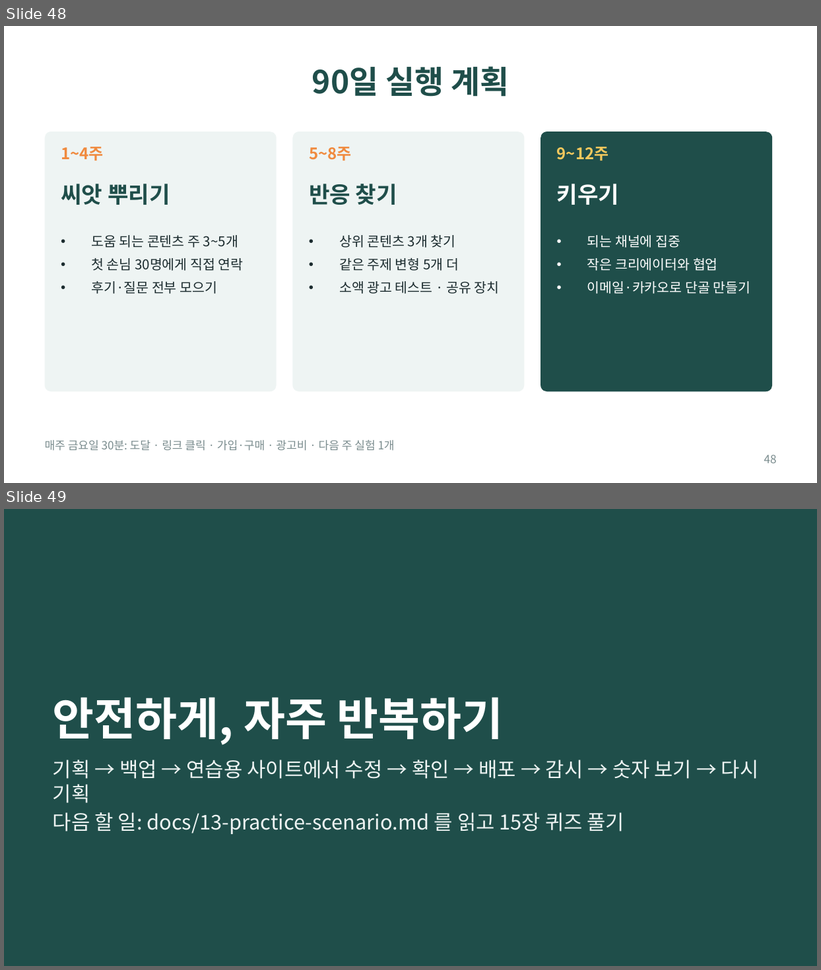
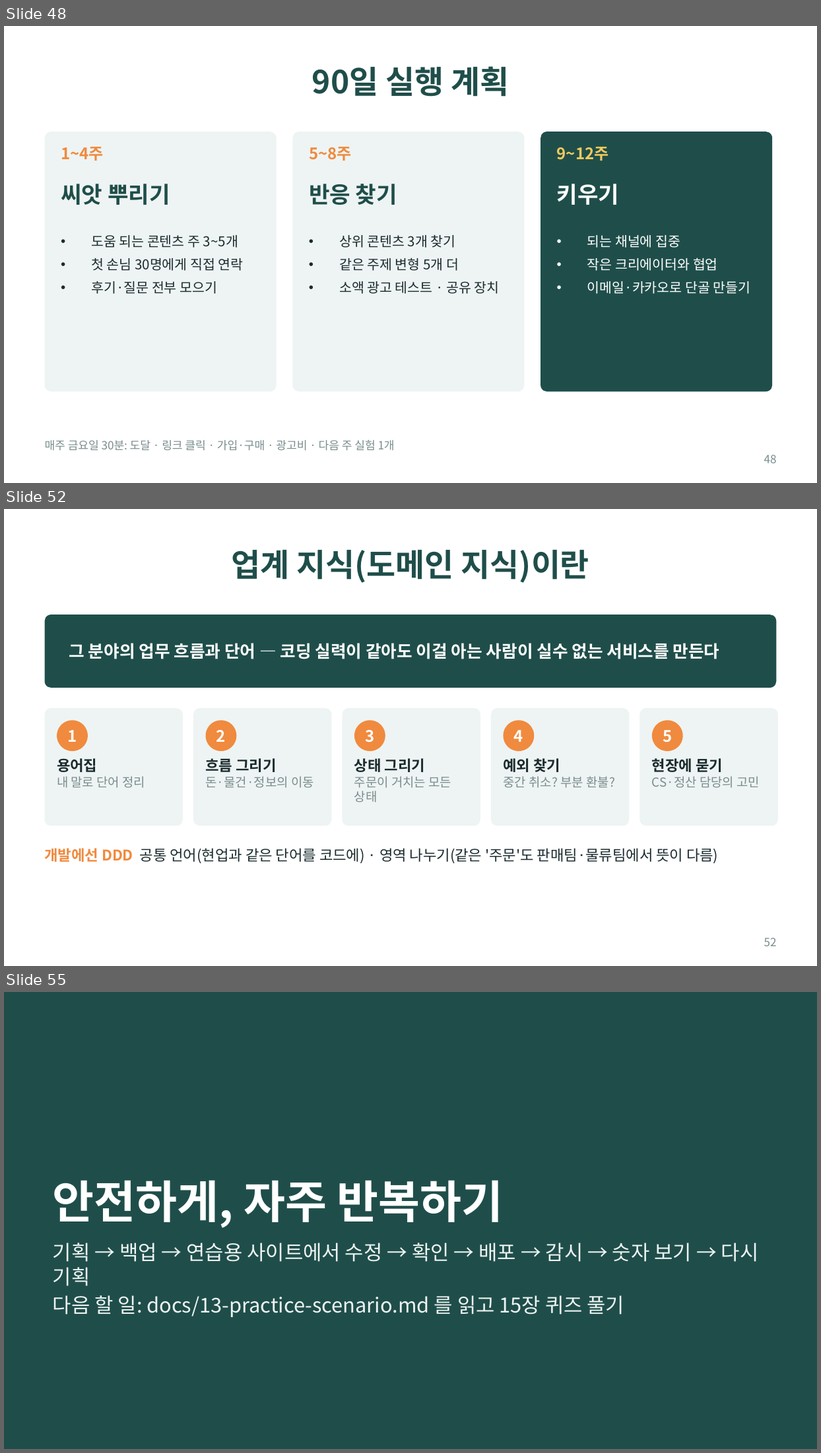
Before and after one commit to bincodin-ko/stanford-study, a slide deck: slides/internet-business-101.pptx. Shown one above the other, each under a label of ours: slides 48 and 49 before the commit, slides 48, 52 and 55 after it; the slides between them are not shown. The pictures are 821x970 and 821x1453 pixels, drawn with LibreOffice and Linux fonts; fonts in the diff are those of the drawing. Boxes give left, top, right and bottom in pixels: in the first picture for what was removed or moved away, otherwise in the second. Text is boxed around its words. In the diff, an @@ line names an element or a change of style, - is before the commit and + after.

```diff
--- a/slides/internet-business-101.pptx
+++ b/slides/internet-business-101.pptx
@@ slide 52 added at <box>4,509,817,966</box>, background #FFFFFF @@
@@ title added at <box>232,549,589,583</box>, 28 pt, text #1F4E4A, bold @@
+업계 지식(도메인 지식)이란
@@ rounded rectangle added at <box>45,615,776,688</box>, fill #1F4E4A @@
@@ text added at <box>69,643,720,659</box>, 15 pt, text #FFFFFF, bold @@
+그 분야의 업무 흐름과 단어 — 코딩 실력이 같아도 이걸 아는 사람이 실수 없는 서비스를 만든다
@@ rounded rectangle added at <box>45,708,183,826</box>, fill #EEF4F3 @@
@@ ellipse added at <box>57,720,88,751</box>, fill #F08A3E @@
@@ rounded rectangle added at <box>193,708,331,826</box>, fill #EEF4F3 @@
@@ ellipse added at <box>206,720,236,751</box>, fill #F08A3E @@
@@ rounded rectangle added at <box>343,708,481,826</box>, fill #EEF4F3 @@
@@ ellipse added at <box>354,720,385,751</box>, fill #F08A3E @@
@@ rounded rectangle added at <box>491,708,629,826</box>, fill #EEF4F3 @@
@@ ellipse added at <box>503,720,534,751</box>, fill #F08A3E @@
@@ rounded rectangle added at <box>640,708,778,826</box>, fill #EEF4F3 @@
@@ ellipse added at <box>652,720,683,751</box>, fill #F08A3E @@
@@ text added at <box>67,730,77,742</box>, 14 pt, text #FFFFFF, bold @@
+1
@@ text added at <box>217,730,226,742</box>, 14 pt, text #FFFFFF, bold @@
+2
@@ text added at <box>365,730,374,743</box>, 14 pt, text #FFFFFF, bold @@
+3
@@ text added at <box>514,730,523,742</box>, 14 pt, text #FFFFFF, bold @@
+4
@@ text added at <box>663,730,672,743</box>, 14 pt, text #FFFFFF, bold @@
+5
@@ text added at <box>57,758,146,788</box>, 11 pt, text #7A8C8E @@
+용어집
+내 말로 단어 정리
@@ text added at <box>206,758,314,788</box>, 11 pt, text #7A8C8E @@
+흐름 그리기
+돈·물건·정보의 이동
@@ text added at <box>354,758,452,803</box>, 11 pt, text #7A8C8E @@
+상태 그리기
+주문이 거치는 모든 상태
@@ text added at <box>503,758,615,788</box>, 11 pt, text #7A8C8E @@
+예외 찾기
+중간 취소? 부분 환불?
@@ text added at <box>652,758,760,788</box>, 11 pt, text #7A8C8E @@
+현장에 묻기
+CS·정산 담당의 고민
@@ text added at <box>45,848,718,864</box>, 13 pt, text #1B2B2E @@
+개발에선 DDD 공통 언어(현업과 같은 단어를 코드에) · 영역 나누기(같은 '주문'도 판매팀·물류팀에서 뜻이 다름)
@@ page number added at <box>764,938,777,947</box>, 10 pt, text #7A8C8E @@
+52
@@ what was slide 49 is now slide 55 @@
```
Also in this commit, not shown: 5 other slides added, 7 other files.
